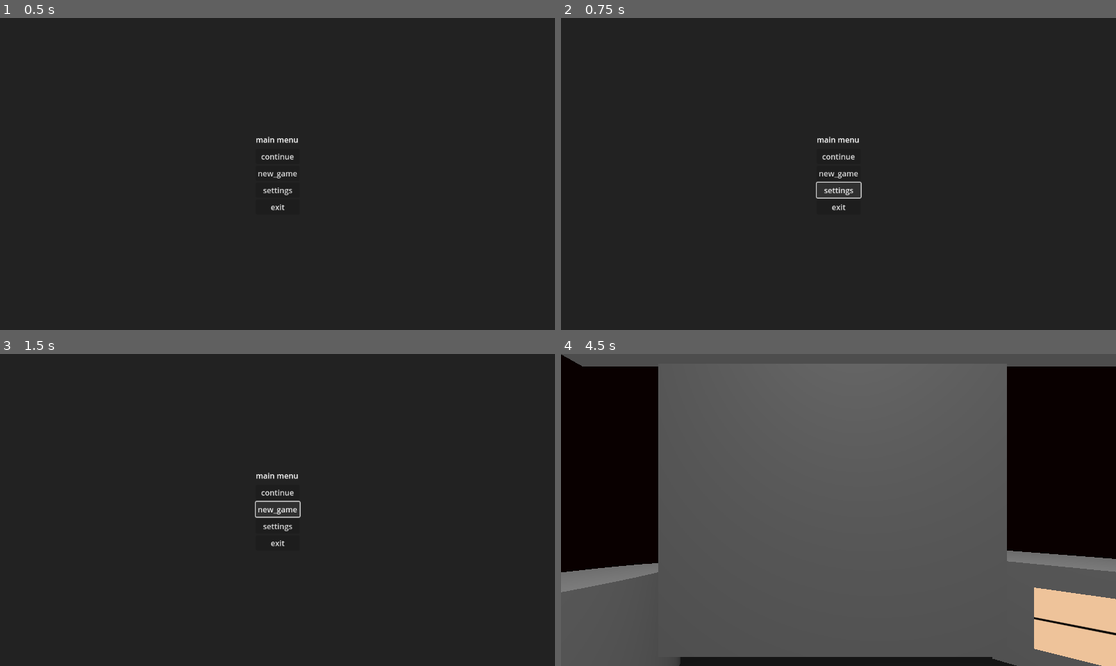
Above: before the commit, frames 1-4 (two rows, left to right).
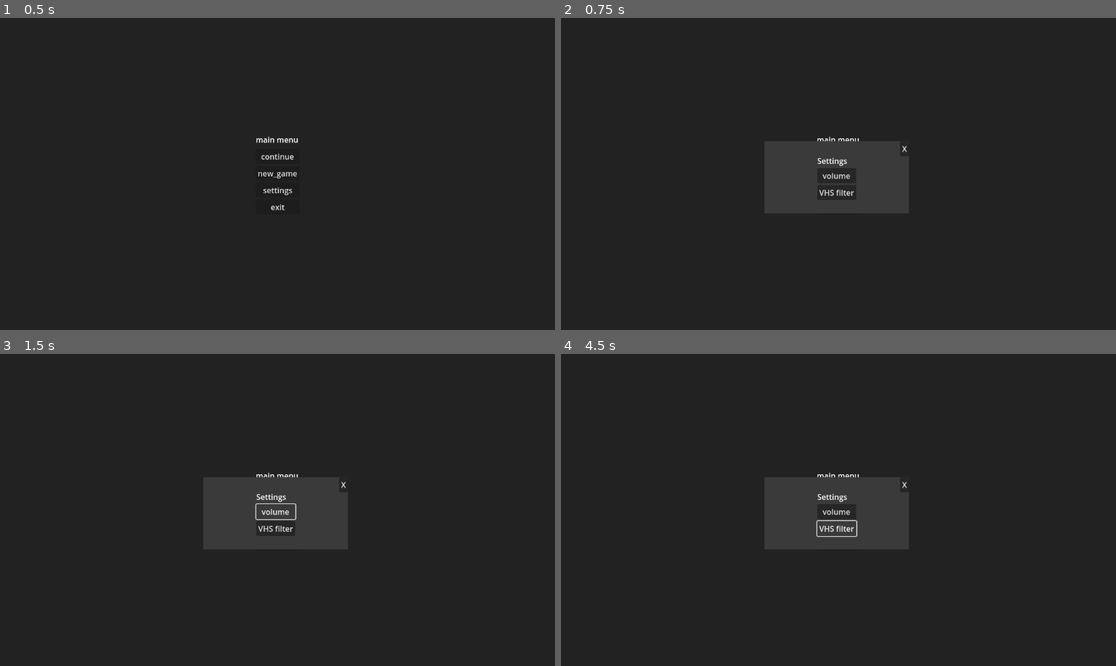
Above: after the commit, the same moments.

Repository: aaracan246/gameoff2025-ettudiopitijopo
Game: Godot game, scene res://Scenes/UI/main_menu.tscn
Two runs of this game, one before a commit and one after it. Both use one fixed random seed, a clock stepped at 60 frames per second and the inputs below.
Inputs (mouse positions are in pixels of both pictures, inside the frame that each line leads up to):
- Up to frame 1 (0.5 s): no input
- Up to frame 2 (0.75 s): click "settings" at 0.5 s
- Up to frame 3 (1.5 s): click "new_game" at 1.25 s
- Up to frame 4 (4.5 s): click "new_game" at 2 s; click "continue" at 2.75 s; click (838, 491) at 3.5 s, where only the run after the commit has a clickable "continue"; click (838, 528) at 4.25 s, where only the run after the commit has a clickable "VHS filter"

Frame 1 is identical in both runs. In frame 2, 1.1% of the frame differs, in the area x 45-63%, y 39-63%; in frame 3, 1.1%; in frame 4, 98%, in the area x 0-100%, y 0-100%.

Commit message:
main_menu_complete
excepto el new game

Diff:
--- a/Scenes/UI/main_menu.tscn
+++ b/Scenes/UI/main_menu.tscn
@@ -1,6 +1,7 @@
-[gd_scene load_steps=2 format=3 uid="uid://byhbhtnyyn47m"]
+[gd_scene load_steps=3 format=3 uid="uid://byhbhtnyyn47m"]
 
 [ext_resource type="Script" uid="uid://b5o5sdyfcpdbd" path="res://Scripts/UI/main_menu.gd" id="1_5wsvm"]
+[ext_resource type="PackedScene" uid="uid://fymcpiyww0nr" path="res://Scenes/UI/settings_menu.tscn" id="2_i2xx2"]
 
 [node name="main_menu" type="Control"]
 layout_mode = 3
@@ -57,5 +58,10 @@
 layout_mode = 2
 text = "exit"
 
+[node name="settings_menu" parent="." instance=ExtResource("2_i2xx2")]
+visible = false
+layout_mode = 1
+
 [connection signal="pressed" from="VBoxContainer/continue_btn" to="." method="_on_continue_btn_pressed"]
-[connection signal="pressed" from="VBoxContainer/settings_btn" to="." method="_on_settings_pressed"]
+[connection signal="pressed" from="VBoxContainer/settings_btn" to="." method="_on_settings_btn_pressed"]
+[connection signal="pressed" from="VBoxContainer/exit_btn" to="." method="_on_exit_btn_pressed"]
--- a/Scenes/UI/pause_menu.tscn
+++ b/Scenes/UI/pause_menu.tscn
@@ -1,7 +1,7 @@
 [gd_scene load_steps=3 format=3 uid="uid://bpcg4cb1udhug"]
 
 [ext_resource type="Script" uid="uid://cqo5yvx0ek5yo" path="res://Scripts/UI/pause_menu.gd" id="1_rrvs5"]
-[ext_resource type="PackedScene" uid="uid://fymcpiyww0nr" path="res://Scenes/UI/settings.tscn" id="2_8rf44"]
+[ext_resource type="PackedScene" uid="uid://fymcpiyww0nr" path="res://Scenes/UI/settings_menu.tscn" id="2_8rf44"]
 
 [node name="pause_menu" type="Control"]
 process_mode = 2
--- a/Scenes/UI/settings.tscn
+++ b/Scenes/UI/settings_menu.tscn
@@ -1,8 +1,8 @@
 [gd_scene load_steps=2 format=3 uid="uid://fymcpiyww0nr"]
 
-[ext_resource type="Script" uid="uid://q3y1rsuyeork" path="res://Scripts/UI/settings.gd" id="1_owiy1"]
+[ext_resource type="Script" uid="uid://q3y1rsuyeork" path="res://Scripts/UI/settings.gd" id="1_kfh4b"]
 
-[node name="settings" type="Control"]
+[node name="settings_menu" type="Control"]
 layout_mode = 3
 anchors_preset = 8
 anchor_left = 0.5
@@ -26,7 +26,7 @@
 anchor_bottom = 1.0
 grow_horizontal = 2
 grow_vertical = 2
-color = Color(0.13333334, 0.13333334, 0.13333334, 1)
+color = Color(0.22670749, 0.22670749, 0.22670746, 1)
 
 [node name="close" type="Button" parent="."]
 layout_mode = 1
--- a/Scripts/UI/main_menu.gd
+++ b/Scripts/UI/main_menu.gd
@@ -1,19 +1,22 @@
 extends Control
 
 @onready var continue_btn: Button = $VBoxContainer/continue
+@onready var settings_btn: Button = $VBoxContainer/settings_btn
+@onready var exit_btn: Button = $VBoxContainer/exit_btn
+
+@onready var settings_menu: Control = $settings_menu
 
 # Called when the node enters the scene tree for the first time.
 func _ready() -> void:
-	pass # Replace with function body.
-
-
-# Called every frame. 'delta' is the elapsed time since the previous frame.
-func _process(delta: float) -> void:
-	pass
-
-
-
+	settings_menu.visible = false
 
 
 func _on_continue_btn_pressed() -> void:
 	get_tree().change_scene_to_file("res://Scenes/demo.tscn")
+
+
+func _on_settings_btn_pressed() -> void:
+	settings_menu.visible = true
+
+func _on_exit_btn_pressed() -> void:
+	get_tree().quit()
Not shown: 1 places in Scenes/UI/settings_menu.tscn that only renumber resources
